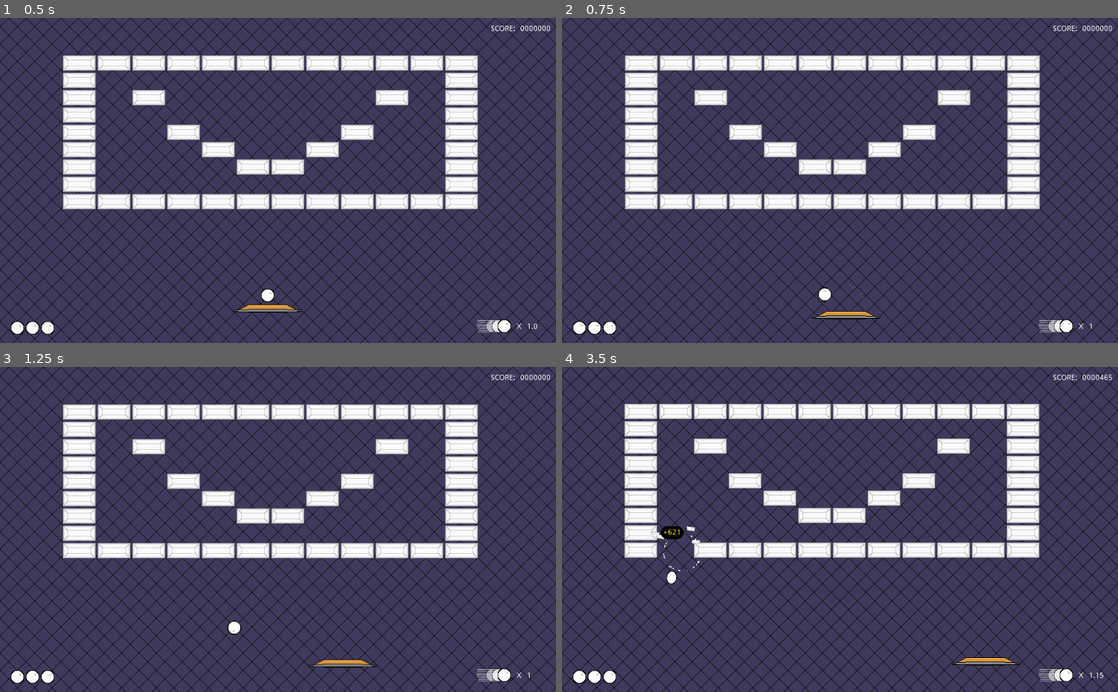
Above: before the commit, frames 1-4 (two rows, left to right).
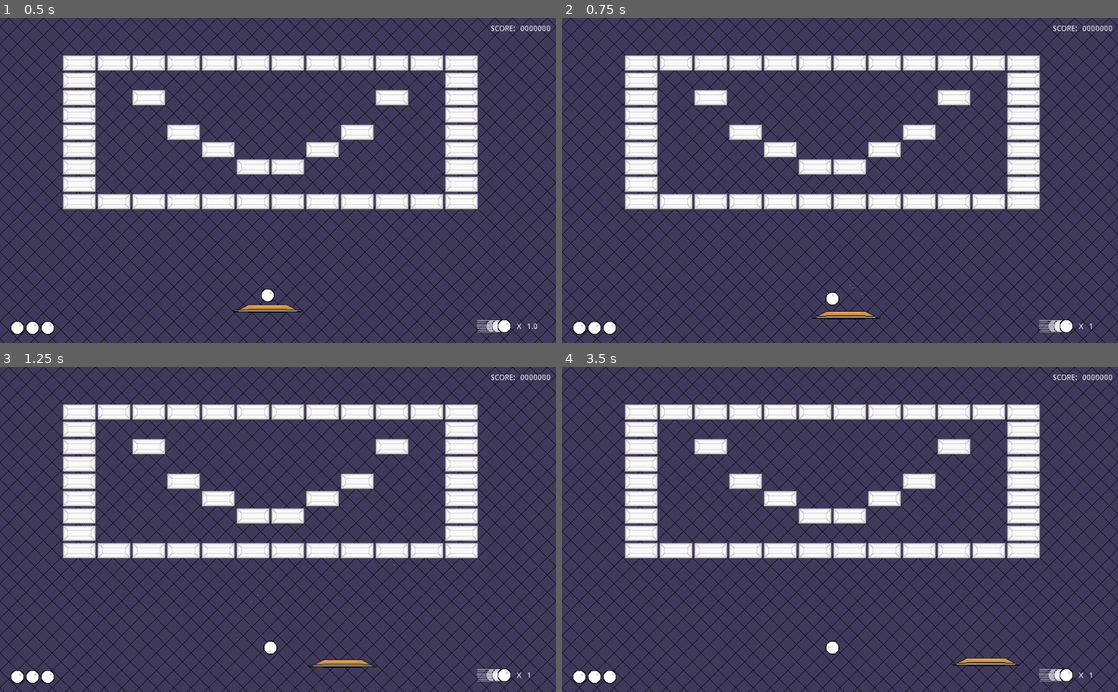
Above: after the commit, the same moments.

Repository: Anatolij-Grigorjev/Breakout4Godot
Game: Godot game, scene res://BreakoutGame.tscn
Two runs of this game, one before a commit and one after it. Both use one fixed random seed, a clock stepped at 60 frames per second and the inputs below.
Inputs (mouse positions are in pixels of both pictures, inside the frame that each line leads up to):
- Up to frame 1 (0.5 s): no input
- Up to frame 2 (0.75 s): tap Enter (ui_accept) at 0.5 s; move the mouse to (962, 164) at 0.52 s; hold Right (ui_right) from 0.53 s (still down); tap Alt at 0.6 s; click (962, 164) at 0.67 s
- Up to frame 3 (1.25 s): keep holding Right (ui_right); tap Enter (ui_accept) at 0.77 s
- Up to frame 4 (3.5 s): release Right (ui_right) at 1.25 s; drag from (728, 545) to (812, 594) at 1.27 s; move the mouse to (895, 458) at 2.02 s; hold Right (ui_right) 2.03-2.75 s; tap Shift at 2.1 s; drag from (812, 594) to (673, 480) at 2.77 s

Frame 1 is identical in both runs. In frame 2, 0.1% of the frame differs, in the area x 46-50%, y 82-89%; in frame 3, 0.2%; in frame 4, 5.3%, in the area x 11-99%, y 2-96%.

Commit message:
add paddle velocity to bounce direction

Diff:
--- a/game/ball/Ball.gd
+++ b/game/ball/Ball.gd
@@ -69,6 +69,7 @@
 	if collision.collider.is_in_group("paddle"):
 		var paddle = collision.collider
 		paddle.ball_hit_at(collision.position, currentSpeedupCoef())
+		next_direction = (next_direction + paddle.velocity.normalized()).normalized()
 
 	direction = _adjust_horizontal_bounce_direction(next_direction, collision.collider)
 
--- a/game/paddle/Paddle.gd
+++ b/game/paddle/Paddle.gd
@@ -22,6 +22,8 @@
 
 var prev_direction: Vector2 = Vector2.ZERO
 var this_direction_time: float = 0.0
+
+var velocity: Vector2 = Vector2.ZERO
 
 
 func _ready():
@@ -48,7 +50,8 @@
 
 	var moment_speed = abs(direction.x) * (base_speed + this_direction_time * acceleration)
 	sprite_material.set_shader_param("radius", _calc_speed_blur(moment_speed))
-	move_and_collide(direction * moment_speed * delta)
+	velocity = direction * moment_speed
+	move_and_collide(velocity * delta)
 
 	prev_direction = direction
 
